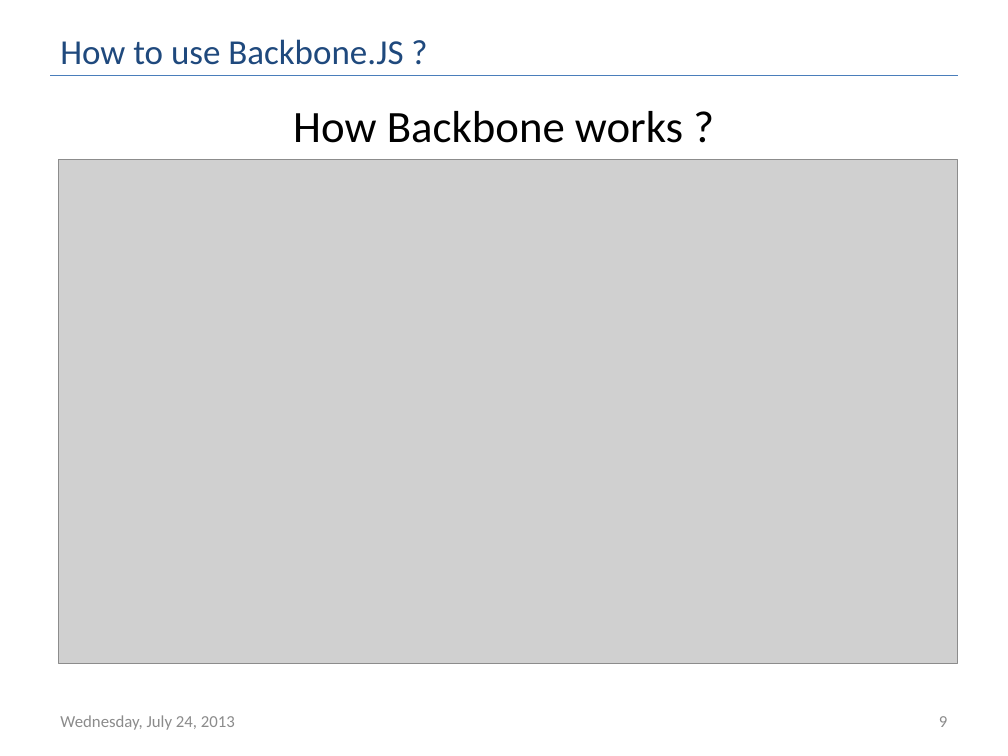
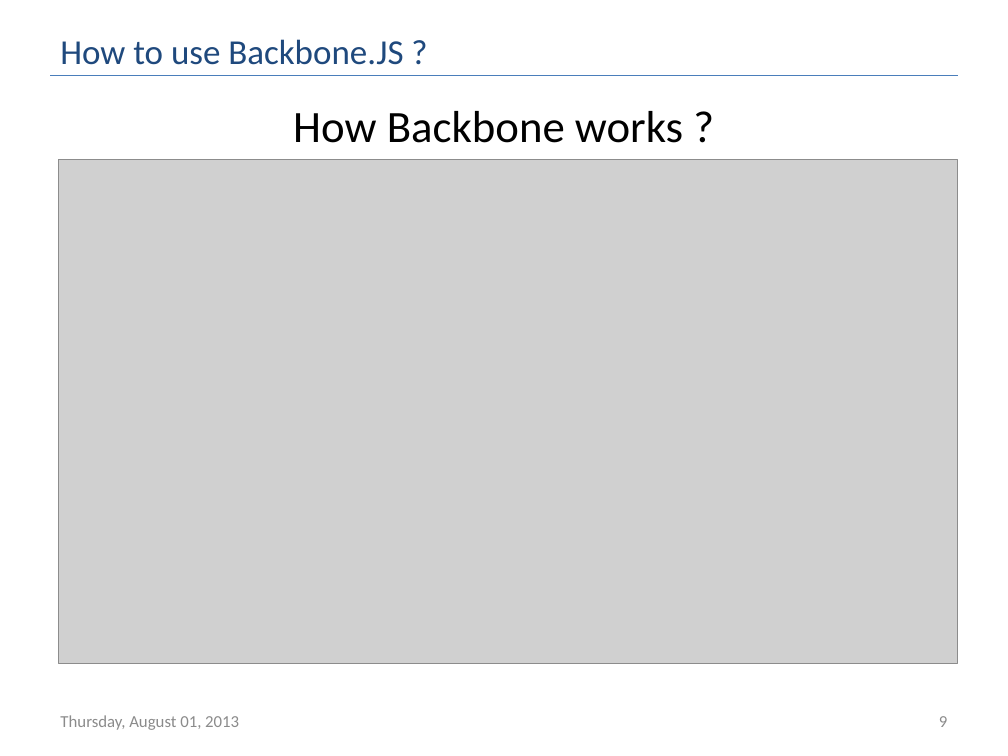
Before and after one commit to hegdeashwin/Backbone, a slide deck: slide 9 of Training-Session-1/Slides/Training-Session-1.ppsx. Drawn at 1008x756 pixels with LibreOffice and Linux fonts; fonts in the diff are those of the drawing; grey boxes stand for pictures. Boxes give left, top, right and bottom in pixels: in the first picture for what was removed or moved away, otherwise in the second. Text is boxed around its words. In the diff, an @@ line names an element or a change of style, - is before the commit and + after.

```diff
--- a/Training-Session-1/Slides/Training-Session-1.ppsx
+++ b/Training-Session-1/Slides/Training-Session-1.ppsx
@@ text at (x1=60, y1=715, x2=239, y2=730): text changed @@
-Wednesday, July 24, 2013
+Thursday, August 01, 2013
```
Also in this commit, not shown: 10 other slides changed, 1 other file.
